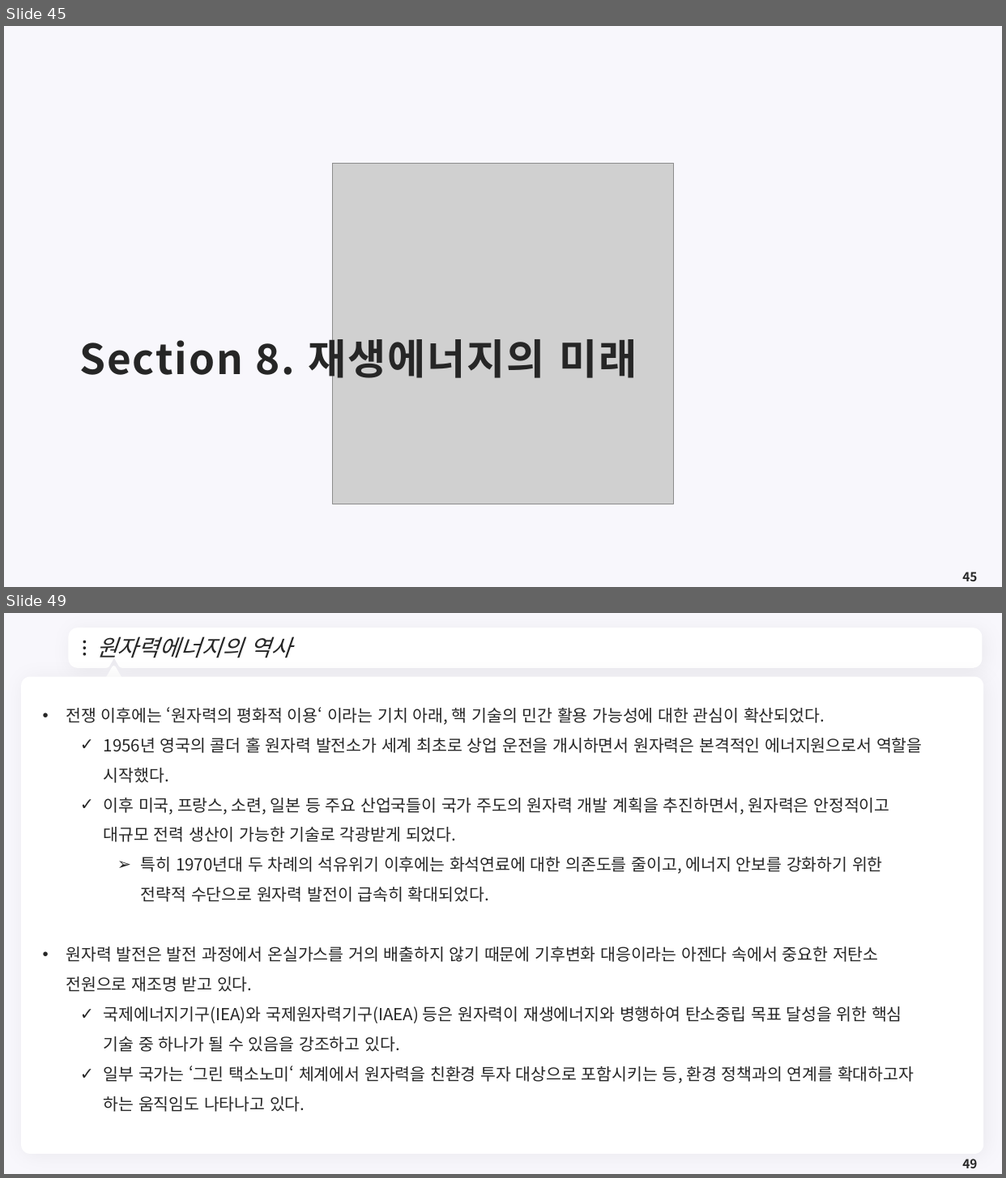
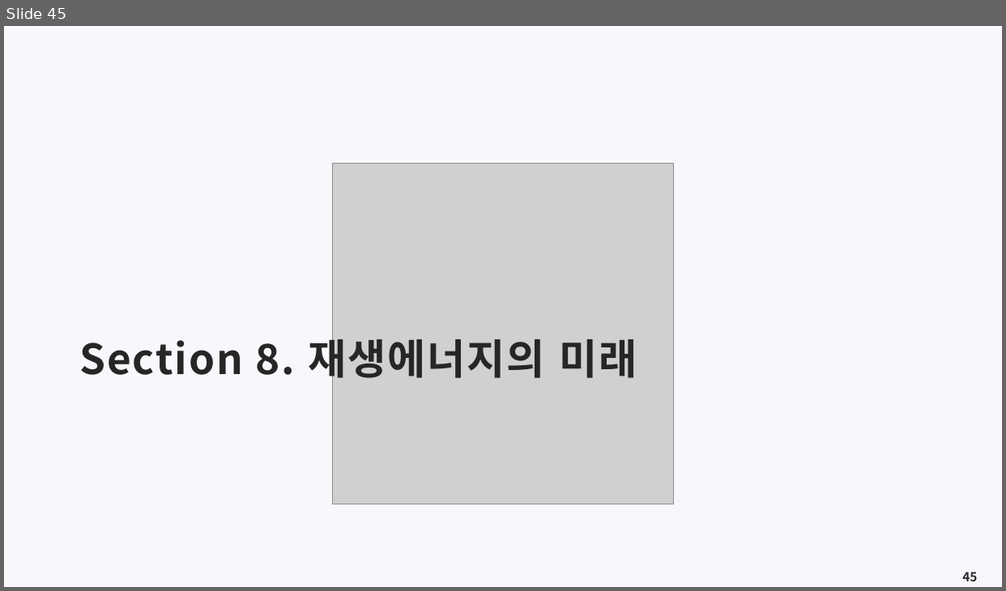
Before and after one commit to meandthey/Teaching, a slide deck: 에너지경제학/자원에너지경제학_Chapter_6 (재생에너지).pptx. Shown one above the other, each under a label of ours: slides 45 and 49 before the commit, slide 45 after it; the slides between them are not shown. The pictures are 1006x1178 and 1006x591 pixels, drawn with LibreOffice and Linux fonts; fonts in the diff are those of the drawing; grey boxes stand for pictures; background and template pictures are left out. Boxes give left, top, right and bottom in pixels: in the first picture for what was removed or moved away, otherwise in the second. Text is boxed around its words. In the diff, an @@ line names an element or a change of style, - is before the commit and + after.

```diff
--- a/에너지경제학/자원에너지경제학_Chapter_6 (재생에너지).pptx
+++ b/에너지경제학/자원에너지경제학_Chapter_6 (재생에너지).pptx
@@ slide 49 removed at [4, 613, 1002, 1174], background #F8F7FC @@
@@ freeform shape removed at [72, 632, 978, 665] @@
@@ title removed at [96, 636, 292, 658] @@
-원자력에너지의 역사
@@ ellipse removed at [83, 641, 87, 644] @@
@@ ellipse removed at [83, 647, 87, 649] @@
@@ ellipse removed at [83, 653, 87, 656] @@
@@ freeform shape removed at [958, 643, 967, 654] @@
@@ rounded rectangle removed at [21, 677, 984, 1154] @@
@@ triangle removed at [105, 667, 122, 683] @@
@@ text removed at [66, 707, 923, 1112] @@
-• 전쟁 이후에는 ‘원자력의 평화적 이용‘ 이라는 기치 아래, 핵 기술의 민간 활용 가능성에 대한 관심이 확산되었다.
-  ✓ 1956년 영국의 콜더 홀 원자력 발전소가 세계 최초로 상업 운전을 개시하면서 원자력은 본격적인 에너지원으로서 역할을 시작했다.
-  ✓ 이후 미국, 프랑스, 소련, 일본 등 주요 산업국들이 국가 주도의 원자력 개발 계획을 추진하면서, 원자력은 안정적이고 대규모 전력 생산이 가능한 기술로 각광받게 되었다.
-    ➢ 특히 1970년대 두 차례의 석유위기 이후에는 화석연료에 대한 의존도를 줄이고, 에너지 안보를 강화하기 위한 전략적 수단으로 원자력 발전이 급속히 확대되었다.
-• 원자력 발전은 발전 과정에서 온실가스를 거의 배출하지 않기 때문에 기후변화 대응이라는 아젠다 속에서 중요한 저탄소 전원으로 재조명 받고 있다.
-  ✓ 국제에너지기구(IEA)와 국제원자력기구(IAEA) 등은 원자력이 재생에너지와 병행하여 탄소중립 목표 달성을 위한 핵심 기술 중 하나가 될 수 있음을 강조하고 있다.
-  ✓ 일부 국가는 ‘그린 택소노미‘ 체계에서 원자력을 친환경 투자 대상으로 포함시키는 등, 환경 정책과의 연계를 확대하고자 하는 움직임도 나타나고 있다.
@@ page number removed at [962, 1159, 977, 1169] @@
-49
```
Also in this commit, not shown: 4 slides changed, 40 other slides removed, 1 other file.
